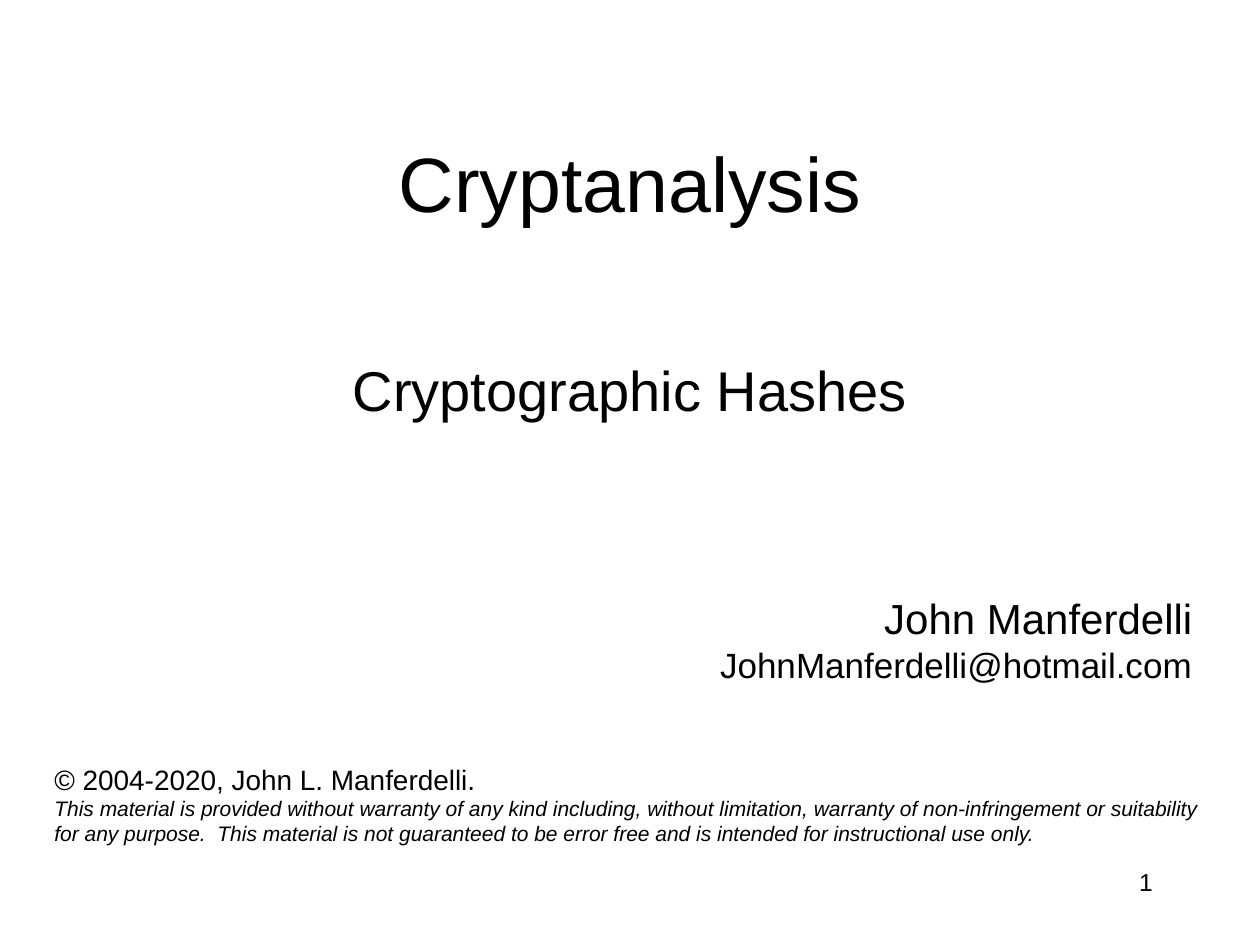
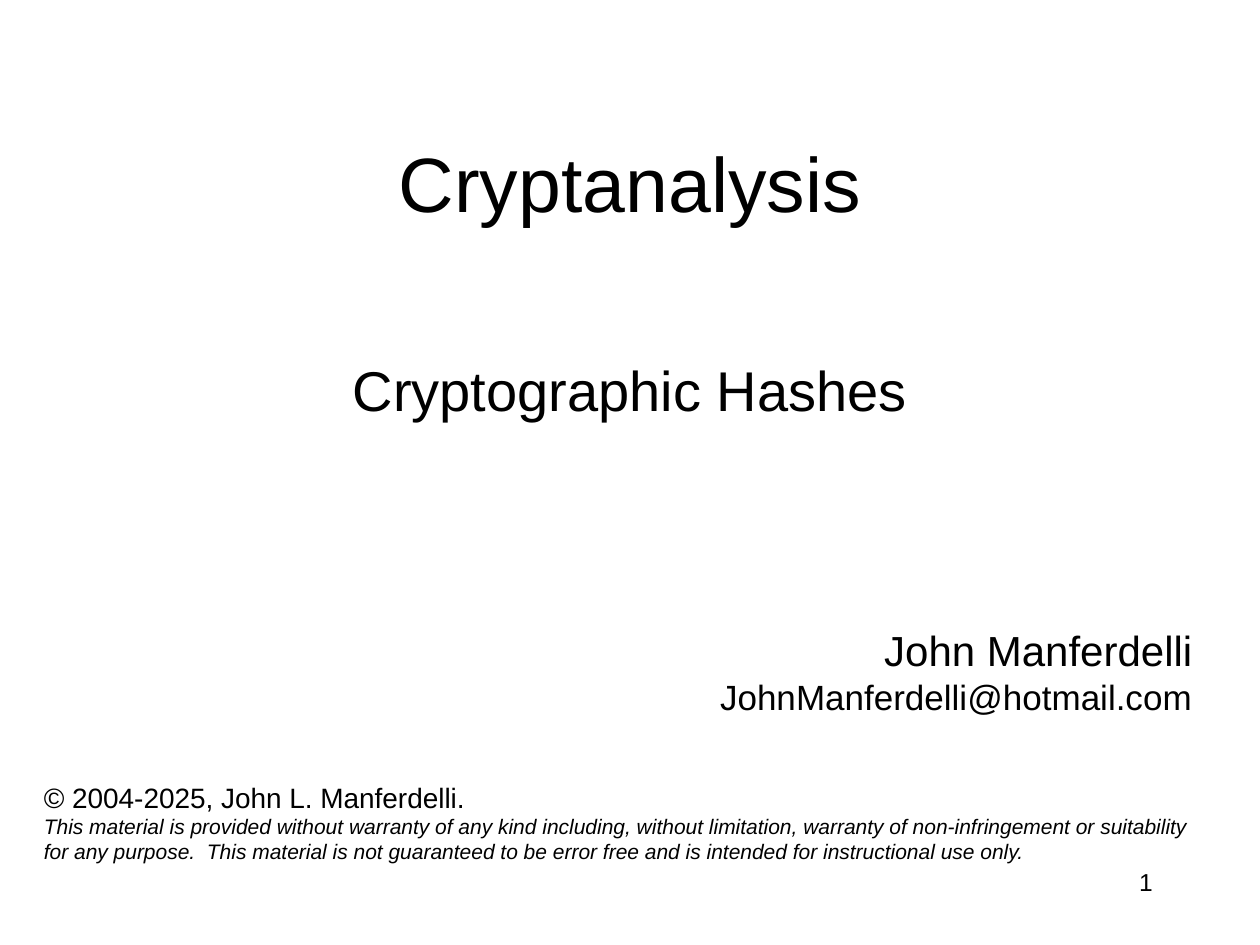
Before and after one commit to jlmucb/class_notes, a slide deck: slide 1 of BerkeleyClass/CS290Spring2013/Lectures/Cryptoclass6.pptx. Drawn at 1260x945 pixels with LibreOffice and Linux fonts; fonts in the diff are those of the drawing. Boxes give left, top, right and bottom in pixels: in the first picture for what was removed or moved away, otherwise in the second. Text is boxed around its words. In the diff, an @@ line names an element or a change of style, - is before the commit and + after.

```diff
--- a/BerkeleyClass/CS290Spring2013/Lectures/Cryptoclass6.pptx
+++ b/BerkeleyClass/CS290Spring2013/Lectures/Cryptoclass6.pptx
@@ text "John Manferdelli": place and size @@
-text "John Manferdelli" at box(720, 603, 1192, 683)
+text "John Manferdelli" at box(720, 635, 1192, 715)
@@ text "© 2004-2025, John L. Manferdelli.": place and size @@
-text "© 2004-2025, John L. Manferdelli." at box(54, 769, 1197, 846)
+text "© 2004-2025, John L. Manferdelli." at box(44, 787, 1186, 864)
@@ text at box(72, 787, 464, 812): text changed @@
-© 2004-2020, John L. Manferdelli.
+© 2004-2025, John L. Manferdelli.
```
Also in this commit, not shown: 16 other slides changed, 1 other file.
